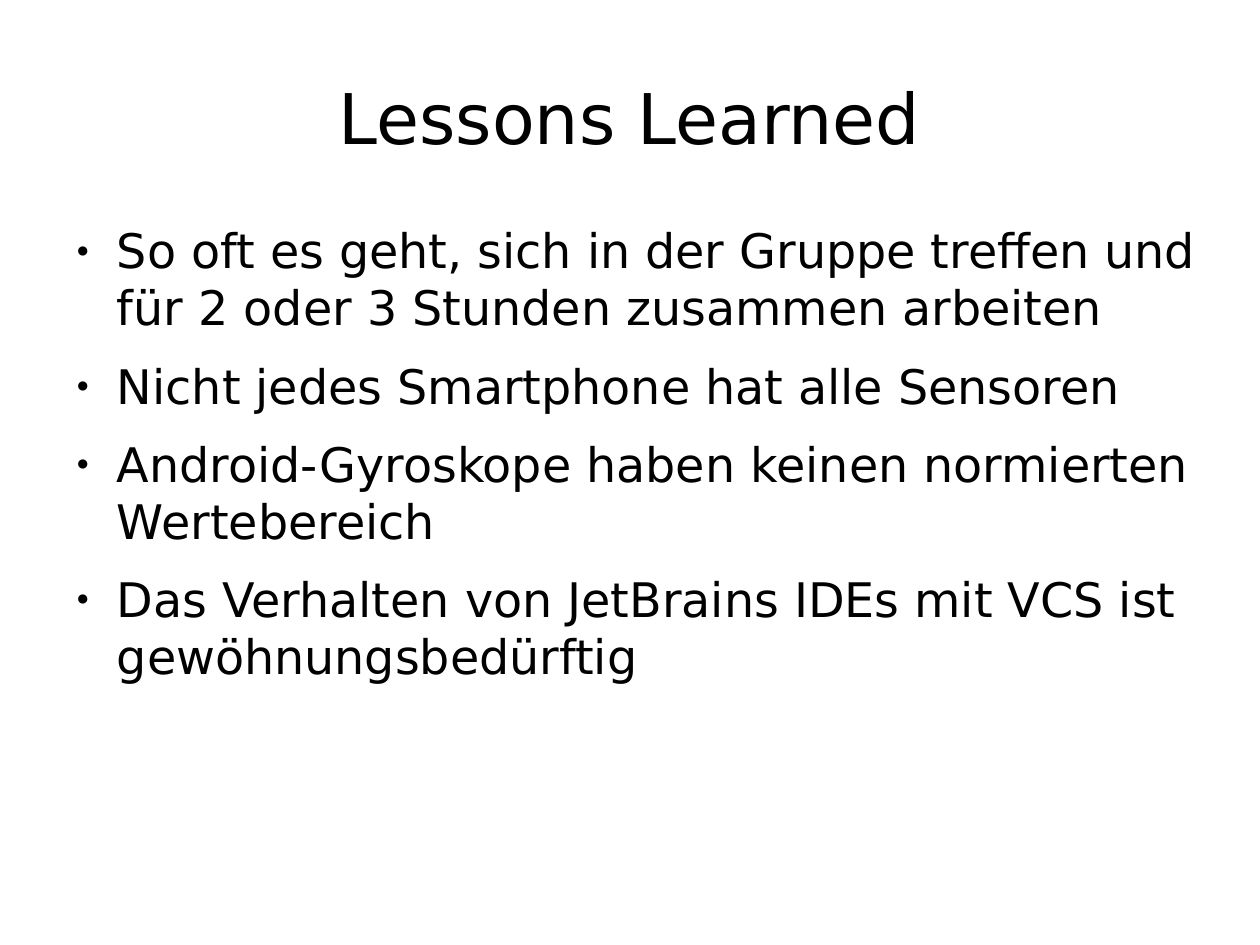
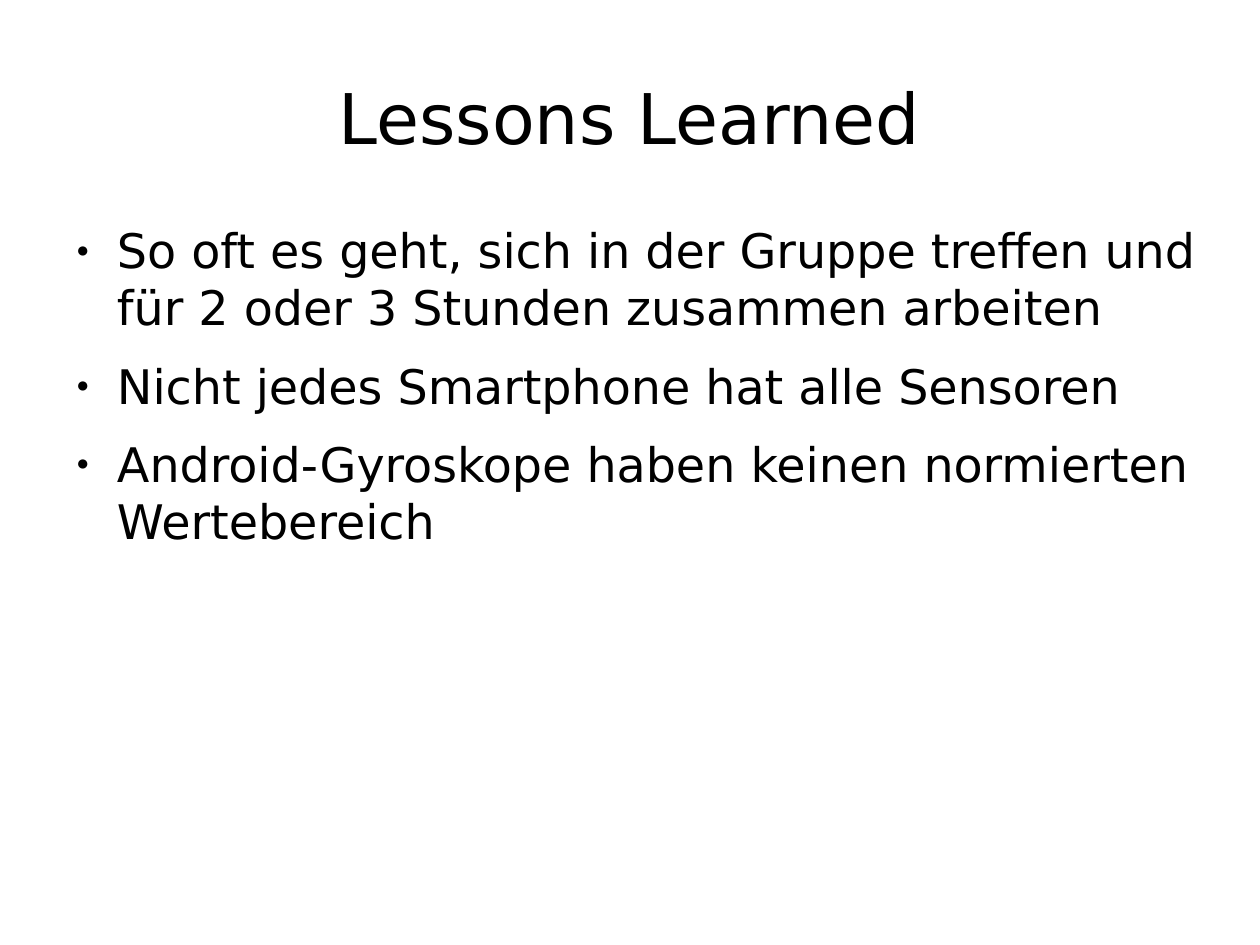
Before and after one commit to enra64/psychic-giggle, a slide deck: slide 17 of zwischenstand anfang dezember.odp (slide 20 before the commit). Drawn at 1260x945 pixels with LibreOffice and Linux fonts; fonts in the diff are those of the drawing. Boxes give left, top, right and bottom in pixels: in the first picture for what was removed or moved away, otherwise in the second. Text is boxed around its words. In the diff, an @@ line names an element or a change of style, - is before the commit and + after.

```diff
--- a/zwischenstand anfang dezember.odp
+++ b/zwischenstand anfang dezember.odp
@@ text at <box>117,580,1176,684</box>: paragraph removed @@
-● Das Verhalten von JetBrains IDEs mit VCS ist gewöhnungsbedürftig
```
Also in this commit, not shown: 8 other slides changed, 3 slides removed.
